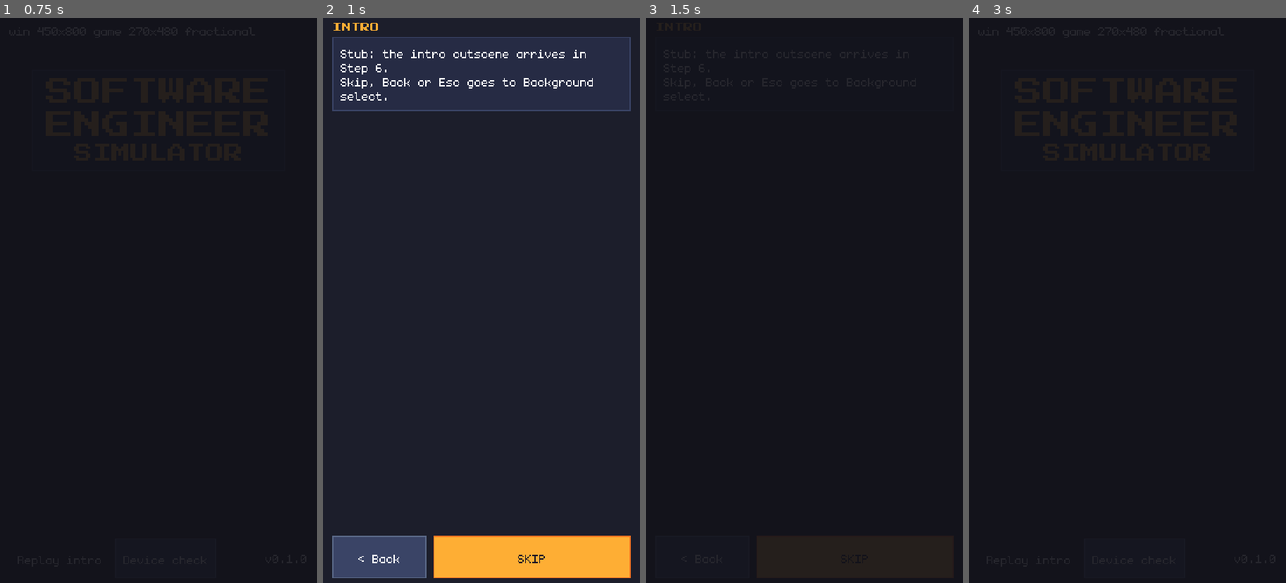
Above: before the commit, frames 1-4 (left to right).
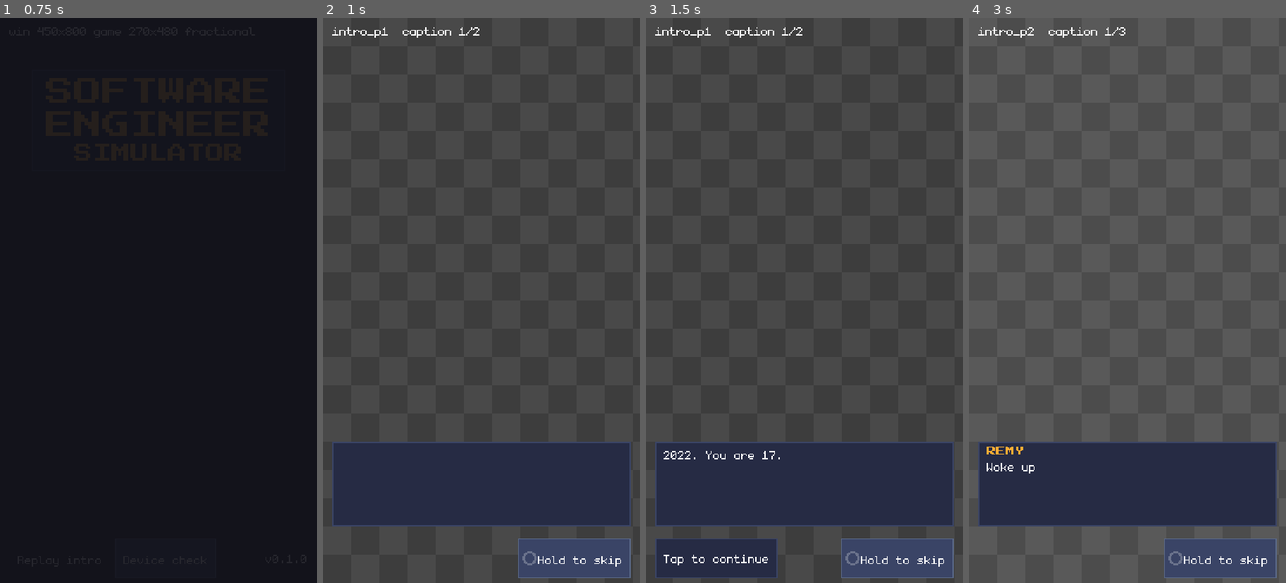
Above: after the commit, the same moments.

Repository: Lecoeurdelest/swe-simulator
Game: Godot game, scene res://features/title/title.tscn
Two runs of this game, one before a commit and one after it. Both use one fixed random seed, a clock stepped at 60 frames per second and the inputs below.
Inputs (mouse positions are in pixels of both pictures, inside the frame that each line leads up to):
- Up to frame 1 (0.75 s): click "Replay intro" at 0.5 s
- Up to frame 2 (1 s): no input
- Up to frame 3 (1.5 s): click (703, 554) at 1.25 s, where only the run before the commit has a clickable "< Back"
- Up to frame 4 (3 s): click (1026, 554) at 2 s, where only the run before the commit has a clickable "< Title"; click (1029, 560) at 2.75 s, where only the run before the commit has a clickable "Replay intro"

Frame 1 is identical in both runs. In frame 2, 94% of the frame differs, in the area x 0-100%, y 0-100%; in frame 3, 100%; in frame 4, 100%.

Commit message:
feat(intro): data-driven text-slide intro with hold-to-skip (Step 6)
The intro plays cutscene.json as text slides (GDD S02, ARCHITECTURE 11.2):
panels in "order", each a grey placeholder in the 270x480 frame, panned
over its seconds in whole pixels (the direction follows the picture's size,
GDD 2.6); captions typed in a solid dialogue box at y 360-432 with speaker
names; a tap finishes the caption, the next tap advances; the title caption
cuts to black and slams the title card in. "Hold to skip" (96x34,
bottom-right) needs a 0.5 s hold while a ring fills; Esc skips; every exit
calls finish_intro() once. Losing focus pauses the pan and typewriter and
cancels a hold.

- features/intro/cutscene_plan.gd: CutscenePlan, pure play order and pan path
- features/intro/hold_skip_pill.gd: HoldSkipPill
- features/intro/intro.gd, intro.tscn: the player, on the 10.1 skeleton
- tests/test_intro.gd: suite "intro" (224/224, 21 suites)

Diff:
--- /dev/null
+++ b/features/intro/cutscene_plan.gd
@@ -0,0 +1,48 @@
+@tool
+class_name CutscenePlan
+extends RefCounted
+## The intro's play order from cutscene.json (GDD S02, ARCHITECTURE 11.2), as plain data. Pure, like
+## UiText: the intro scene passes in Content.entries("cutscene"), so tests can run it on the file itself.
+
+const STYLE_TITLE := "title"   # a caption that renders as the title card, not in the dialogue box
+
+
+## The panels in "order" (ties by id): [{id, order, seconds, captions: [{speaker, text, style}]}].
+## An entry without an "order" or without a caption with text is not a panel ("_" notes, plain strings).
+static func panels(entries: Dictionary) -> Array[Dictionary]:
+	var out: Array[Dictionary] = []
+	for id: Variant in entries:
+		var entry: Variant = entries[id]
+		if not (entry is Dictionary) or not (entry as Dictionary).has("order"):
+			continue
+		var captions: Array[Dictionary] = []
+		for caption: Variant in (entry as Dictionary).get("captions", []):
+			if caption is Dictionary and not str((caption as Dictionary).get("text", "")).is_empty():
+				captions.append({
+					"speaker": str(caption.get("speaker", "")),
+					"text": str(caption["text"]),
+					"style": str(caption.get("style", "")),
+				})
+		if captions.is_empty():
+			continue
+		out.append({"id": str(id), "order": int(entry["order"]), "seconds": float(entry.get("seconds", 0.0)),
+			"captions": captions})
+	out.sort_custom(func(a: Dictionary, b: Dictionary) -> bool:
+		return a["order"] < b["order"] or (a["order"] == b["order"] and a["id"] < b["id"]))
+	return out
+
+
+## The whole intro's pan time in seconds (GDD S02 wants 40 or less).
+static func total_seconds(plan: Array[Dictionary]) -> float:
+	var total := 0.0
+	for panel: Dictionary in plan:
+		total += float(panel["seconds"])
+	return total
+
+
+## Where a panel's picture sits in the frame at the start and at the end of its "seconds": a picture
+## wider than the frame pans sideways across its extra width, a taller one tilts down, one the frame's
+## size stays still (GDD 2.6: 270x480, up to 480x480 for a pan, 270x720 for a tilt). Whole pixels.
+static func pan_path(picture: Vector2, frame: Vector2) -> Array[Vector2]:
+	var extra := (picture - frame).max(Vector2.ZERO).floor()
+	return [Vector2.ZERO, -extra]
--- /dev/null
+++ b/features/intro/hold_skip_pill.gd
@@ -0,0 +1,61 @@
+class_name HoldSkipPill
+extends Button
+## "Hold to skip" (GDD S02, ARCHITECTURE 11.2): hold it for HOLD_S while the ring fills, then `held`
+## fires once. Letting go early empties the ring, so a stray tap never skips the intro.
+## A Button reports the press (button_down) and the release (button_up) even when the finger slides
+## off it, and touches arrive as emulated mouse events, so this needs no touch code (GDD 2.8 rule 9).
+
+signal held
+
+const HOLD_S := 0.5              # GDD S02
+const RING_X := 10.0             # the ring sits left of the right-aligned label
+const RING_RADIUS := 5.0
+const RING_WIDTH := 2.0
+const RING_POINTS := 24
+const TRACK_COLOR := Color(1.0, 1.0, 1.0, 0.25)
+const FILL_COLOR := Color(0.996, 0.682, 0.204)   # the HeaderLabel amber
+
+var _progress := 0.0             # 0 = an empty ring, 1 = held long enough
+var _done := false
+
+
+func _ready() -> void:
+	button_down.connect(_on_button_down)
+	button_up.connect(cancel)
+	set_process(false)
+
+
+func _process(delta: float) -> void:
+	_progress = minf(_progress + delta / HOLD_S, 1.0)
+	queue_redraw()
+	if _progress >= 1.0:
+		set_process(false)
+		_done = true
+		held.emit()
+
+
+## Empties the ring: the finger lifted early, or the app lost focus mid-hold.
+func cancel() -> void:
+	if _done:
+		return
+	set_process(false)
+	_progress = 0.0
+	queue_redraw()
+
+
+func progress() -> float:
+	return _progress
+
+
+func _on_button_down() -> void:
+	if _done:
+		return
+	_progress = 0.0
+	set_process(true)
+
+
+func _draw() -> void:
+	var center := Vector2(RING_X, floorf(size.y * 0.5))
+	draw_arc(center, RING_RADIUS, 0.0, TAU, RING_POINTS, TRACK_COLOR, RING_WIDTH)
+	if _progress > 0.0:
+		draw_arc(center, RING_RADIUS, -PI * 0.5, -PI * 0.5 + TAU * _progress, RING_POINTS, FILL_COLOR, RING_WIDTH)
--- a/features/intro/intro.gd
+++ b/features/intro/intro.gd
@@ -1,26 +1,265 @@
 extends Control
-## Step 3 stub of the intro cutscene (GDD S02). Step 6 builds the text slides from cutscene.json.
-
-## Debug-only stub text, English on purpose (not player text): Step 6 replaces this screen.
-const DEBUG_HEADER := "INTRO"
-const DEBUG_NOTE := "Stub: the intro cutscene arrives in Step 6.\nSkip, Back or Esc goes to Background select."
-
-@onready var _header: Label = %Header
-@onready var _note: Label = %Text
-@onready var _back_button: Button = %BackButton
-@onready var _skip_button: Button = %SkipButton
+## The intro cutscene (GDD S02, ARCHITECTURE 11.2) as text slides, before the art pass. The panels of
+## cutscene.json play in "order" (CutscenePlan). Each shows a grey placeholder picture in the 270x480
+## frame that pans slowly over the panel's "seconds", and types its captions one by one in the dialogue
+## box. A tap finishes the caption being typed; the next tap shows the next caption, so a tap never skips
+## everything. Skipping is the "Hold to skip" pill (held 0.5 s), Back or desktop Esc. Every way out,
+## the tap after the last caption included, calls GameState.finish_intro() once, which sets intro_seen.
+## A {"style": "title"} caption smashes to black and slams the game's title in on its own panel.
+## Losing focus pauses the pan, the typewriter and a hold in progress (ARCHITECTURE 9).
+
+## Grey-box only: the placeholder is this much wider than the frame, so the pan shows. Real art sets
+## its own pan by its size (CutscenePlan.pan_path).
+const PLACEHOLDER_PAN_PX := 24
+const PLACEHOLDER_CELL_PX := 24   # a checkerboard, so the motion is visible on flat grey
+const PLACEHOLDER_SHADES: Array[float] = [0.24, 0.3, 0.36]
+const PLACEHOLDER_CONTRAST := 0.05
+const TITLE_SLAM_SCALE := 2.0     # the title drops in at a whole multiple of its size (GDD 2.7), then 1x
+const TITLE_SLAM_S := 0.05
+const TITLE_HAPTIC_MS := 40       # GDD 9.3, as the VS slam
+## Debug-only panel readout, English on purpose (not player text, so not in CONTENT.md).
+const DEBUG_READOUT := "%s  caption %d/%d"
+
+var _panels: Array[Dictionary] = []
+var _panel := -1                  # index into _panels; -1 before the first panel
+var _caption := -1                # index into the panel's captions
+var _typing := false
+var _leaving := false             # finish_intro() was called: the scene is on its way out
+var _paused := false              # the app lost focus
+var _hinted := false              # the player has advanced once, so "Tap to continue" is gone for good
+var _pan_tween: Tween
+var _type_tween: Tween
+
+@onready var _frame: Control = %Frame
+@onready var _picture: TextureRect = %Picture
+@onready var _debug_readout: Label = %DebugReadout
+@onready var _title_card: Control = %TitleCard
+@onready var _title_label: Label = %TitleLabel
+@onready var _dialogue_box: Control = %DialogueBox
+@onready var _name_tab: Label = %NameTab
+@onready var _line: Label = %Line
+@onready var _tap_hint: Control = %TapHintPanel   # on its own panel: text never sits on the picture
+@onready var _skip_pill: HoldSkipPill = %SkipPill
 
 
 func _ready() -> void:
-	_header.text = DEBUG_HEADER
-	_note.text = DEBUG_NOTE
-	_back_button.text = UiText.back(Content.text("barks", "ui_back"))
-	_skip_button.text = UiText.primary(Content.text("barks", "ui_skip"))
-	_back_button.pressed.connect(Device.handle_back)
-	_skip_button.pressed.connect(GameState.finish_intro)
-
-
-## Back skips the intro (ARCHITECTURE 9, GDD 4.4).
+	_panels = CutscenePlan.panels(Content.entries("cutscene"))
+	_frame.custom_minimum_size = _frame_size()
+	_skip_pill.text = Content.text("barks", "ui_skip_hold")
+	(%TapHint as Label).text = Content.text("barks", "ui_tap_to_continue")
+	_skip_pill.held.connect(_leave)
+	_title_card.resized.connect(_center_title_pivot)
+	_debug_readout.visible = OS.is_debug_build()
+	# modulate, not hide(): hidden, the card and the box keep their place, so nothing jumps when they
+	# come and go, and the card has its size for the slam's pivot
+	_title_card.modulate.a = 0.0
+	_dialogue_box.modulate.a = 0.0
+	_tap_hint.hide()
+	_start.call_deferred()
+
+
+## ARCHITECTURE 9: Back (desktop Esc, Android Back LATER) skips the intro.
 func handle_back() -> bool:
+	_leave()
+	return true
+
+
+## A tap that no control took (every container here ignores the mouse; the pill keeps its own press).
+func _gui_input(event: InputEvent) -> void:
+	var mb := event as InputEventMouseButton  # touches arrive as emulated mouse events
+	if mb == null or not mb.pressed or mb.button_index != MOUSE_BUTTON_LEFT:
+		return
+	accept_event()
+	if _leaving or _caption < 0:
+		return  # still fading in: the first caption hasn't started
+	if _typing:
+		_finish_typing()
+	else:
+		_hinted = true
+		_tap_hint.hide()
+		_next_caption()
+
+
+func _notification(what: int) -> void:
+	if not is_node_ready():
+		return
+	match what:
+		NOTIFICATION_APPLICATION_FOCUS_OUT, NOTIFICATION_APPLICATION_PAUSED:
+			_set_paused(true)
+		NOTIFICATION_APPLICATION_FOCUS_IN, NOTIFICATION_APPLICATION_RESUMED:
+			_set_paused(false)
+
+
+# ---------- the flow ----------
+
+## The fade-in reveals the first picture; its first caption types once the fade is over.
+func _start() -> void:
+	if _panels.is_empty():
+		_leave()  # no cutscene.json: nothing to show, straight to Background select
+		return
+	_show_picture(0)
+	if SceneRouter.busy:
+		await SceneRouter.transition_finished
+	if not _leaving:
+		_next_caption()
+
+
+func _show_panel(index: int) -> void:
+	_show_picture(index)
+	_next_caption()
+
+
+## The panel's picture, panning over its "seconds". Its captions start at _next_caption().
+func _show_picture(index: int) -> void:
+	_panel = index
+	_caption = -1
+	var panel: Dictionary = _panels[index]
+	_debug_readout.text = str(panel["id"])
+	_picture.texture = _placeholder(index)
+	_picture.size = _picture.texture.get_size()
+	_picture.show()
+	_title_card.modulate.a = 0.0
+	var path := CutscenePlan.pan_path(_picture.size, _frame_size())
+	_set_pan(path[0])
+	_kill(_pan_tween)
+	_pan_tween = create_tween()
+	_pan_tween.tween_method(_set_pan, path[0], path[1], maxf(float(panel["seconds"]), 0.01)) \
+		.set_trans(Tween.TRANS_SINE).set_ease(Tween.EASE_IN_OUT)
+	if _paused:
+		_pan_tween.pause()
+
+
+## The panel's next caption, else the next panel, else the end of the intro.
+func _next_caption() -> void:
+	var captions: Array = _panels[_panel]["captions"]
+	_caption += 1
+	if _caption >= captions.size():
+		if _panel + 1 < _panels.size():
+			_show_panel(_panel + 1)
+		else:
+			_leave()
+		return
+	var caption: Dictionary = captions[_caption]
+	_debug_readout.text = DEBUG_READOUT % [_panels[_panel]["id"], _caption + 1, captions.size()]
+	if caption["style"] == CutscenePlan.STYLE_TITLE:
+		_show_title(str(caption["text"]))
+	else:
+		_type(caption)
+
+
+## Every way out goes through here, once.
+func _leave() -> void:
+	if _leaving:
+		return
+	_leaving = true
+	_kill(_pan_tween)
+	_kill(_type_tween)
+	_skip_pill.disabled = true
 	GameState.finish_intro()
-	return true
+
+
+# ---------- captions (ARCHITECTURE 10.4) ----------
+
+## Types the caption out at typewriter_cps under the speaker's name ("" = narration, no name).
+func _type(caption: Dictionary) -> void:
+	var speaker := str(caption["speaker"])
+	_name_tab.visible = not speaker.is_empty()
+	_name_tab.text = tr(speaker).to_upper()
+	var text := tr(str(caption["text"]))
+	_line.text = text
+	_line.visible_ratio = 0.0
+	_dialogue_box.modulate.a = 1.0
+	_kill(_type_tween)
+	var cps := Content.balance.typewriter_cps
+	if cps <= 0.0:
+		_typing = true
+		_finish_typing()
+		return
+	_typing = true
+	_type_tween = create_tween()
+	_type_tween.tween_property(_line, ^"visible_ratio", 1.0, text.length() / cps)
+	_type_tween.finished.connect(_finish_typing)
+	if _paused:
+		_type_tween.pause()
+
+
+func _finish_typing() -> void:
+	if not _typing:
+		return
+	_typing = false
+	_kill(_type_tween)
+	_line.visible_ratio = 1.0
+	_tap_hint.visible = not _hinted
+
+
+## The title card: the picture cuts to black, the dialogue box goes, and the title drops in at 2x.
+func _show_title(text: String) -> void:
+	_typing = false
+	_kill(_pan_tween)
+	_picture.hide()
+	_dialogue_box.modulate.a = 0.0
+	_title_label.text = tr(text)
+	_title_card.modulate.a = 1.0
+	_center_title_pivot()
+	_title_card.scale = Vector2.ONE * TITLE_SLAM_SCALE
+	var slam := create_tween()
+	slam.tween_interval(TITLE_SLAM_S)
+	slam.tween_callback(_land_title)
+
+
+func _land_title() -> void:
+	_title_card.scale = Vector2.ONE
+	Device.haptic(TITLE_HAPTIC_MS)
+
+
+func _center_title_pivot() -> void:
+	_title_card.pivot_offset = (_title_card.size * 0.5).floor()
+
+
+# ---------- the picture ----------
+
+## Whole pixels only (ARCHITECTURE 1.3).
+func _set_pan(at: Vector2) -> void:
+	_picture.position = at.round()
+
+
+## The frame is the base resolution (INV-19): on taller phones it sits centred on the near-black.
+func _frame_size() -> Vector2:
+	return Vector2(int(ProjectSettings.get_setting("display/window/size/viewport_width")),
+		int(ProjectSettings.get_setting("display/window/size/viewport_height")))
+
+
+## A grey checkerboard stand-in for panel `index`'s art, one shade per panel so the cuts show.
+func _placeholder(index: int) -> Texture2D:
+	var size := Vector2i(_frame_size()) + Vector2i(PLACEHOLDER_PAN_PX, 0)
+	var shade: float = PLACEHOLDER_SHADES[index % PLACEHOLDER_SHADES.size()]
+	var image := Image.create_empty(size.x, size.y, false, Image.FORMAT_RGB8)
+	image.fill(Color(shade, shade, shade))
+	var light := Color(shade + PLACEHOLDER_CONTRAST, shade + PLACEHOLDER_CONTRAST, shade + PLACEHOLDER_CONTRAST)
+	for row: int in ceili(size.y / float(PLACEHOLDER_CELL_PX)):
+		for col: int in ceili(size.x / float(PLACEHOLDER_CELL_PX)):
+			if (row + col) % 2 == 0:
+				image.fill_rect(Rect2i(col * PLACEHOLDER_CELL_PX, row * PLACEHOLDER_CELL_PX,
+					PLACEHOLDER_CELL_PX, PLACEHOLDER_CELL_PX), light)
+	return ImageTexture.create_from_image(image)
+
+
+# ---------- focus loss ----------
+
+func _set_paused(on: bool) -> void:
+	if on == _paused:
+		return
+	_paused = on
+	for tween: Tween in [_pan_tween, _type_tween]:
+		if tween != null and tween.is_valid():
+			if on:
+				tween.pause()
+			else:
+				tween.play()
+	if on:
+		_skip_pill.cancel()  # the finger can't still be down when the app comes back
+
+
+func _kill(tween: Tween) -> void:
+	if tween != null and tween.is_valid():
+		tween.kill()
--- a/features/intro/intro.tscn
+++ b/features/intro/intro.tscn
@@ -2,6 +2,7 @@
 
 [ext_resource type="Script" uid="uid://coba2cvygw1m2" path="res://features/intro/intro.gd" id="1_intro"]
 [ext_resource type="Script" uid="uid://b2qm2ai3fh743" path="res://ui/components/safe_area_margin.gd" id="2_safe"]
+[ext_resource type="Script" uid="uid://ct8n3fqn668no" path="res://features/intro/hold_skip_pill.gd" id="3_pill"]
 
 [node name="Intro" type="Control" unique_id=1839547705]
 layout_mode = 3
@@ -10,7 +11,6 @@
 anchor_bottom = 1.0
 grow_horizontal = 2
 grow_vertical = 2
-mouse_filter = 2
 script = ExtResource("1_intro")
 
 [node name="Background" type="ColorRect" parent="." unique_id=579564101]
@@ -21,7 +21,30 @@
 grow_horizontal = 2
 grow_vertical = 2
 mouse_filter = 2
-color = Color(0.11, 0.12, 0.17, 1)
+color = Color(0.07, 0.07, 0.1, 1)
+
+[node name="Stage" type="CenterContainer" parent="." unique_id=1402967315]
+layout_mode = 1
+anchors_preset = 15
+anchor_right = 1.0
+anchor_bottom = 1.0
+grow_horizontal = 2
+grow_vertical = 2
+mouse_filter = 2
+
+[node name="Frame" type="Control" parent="Stage" unique_id=731845520]
+unique_name_in_owner = true
+clip_contents = true
+custom_minimum_size = Vector2(270, 480)
+layout_mode = 2
+mouse_filter = 2
+
+[node name="Picture" type="TextureRect" parent="Stage/Frame" unique_id=1964307781]
+unique_name_in_owner = true
+layout_mode = 0
+offset_right = 294.0
+offset_bottom = 480.0
+mouse_filter = 2
 
 [node name="SafeArea" type="MarginContainer" parent="." unique_id=867308684]
 layout_mode = 1
@@ -45,52 +68,112 @@
 mouse_filter = 2
 theme_override_constants/separation = 4
 
-[node name="Header" type="Label" parent="SafeArea/Column/TopBand" unique_id=1566782574]
+[node name="DebugReadout" type="Label" parent="SafeArea/Column/TopBand" unique_id=1566782574]
 unique_name_in_owner = true
 layout_mode = 2
-theme_type_variation = &"HeaderLabel"
-text = "INTRO"
+text = "intro_p1  caption 1/2"
+clip_text = true
 
 [node name="Body" type="VBoxContainer" parent="SafeArea/Column" unique_id=107541949]
 layout_mode = 2
 size_flags_vertical = 3
 mouse_filter = 2
+alignment = 1
 
-[node name="Card" type="PanelContainer" parent="SafeArea/Column/Body" unique_id=1865670178]
+[node name="TitleCard" type="PanelContainer" parent="SafeArea/Column/Body" unique_id=1865670178]
+unique_name_in_owner = true
 layout_mode = 2
 mouse_filter = 2
 
-[node name="Text" type="Label" parent="SafeArea/Column/Body/Card" unique_id=1456622391]
+[node name="TitleLabel" type="Label" parent="SafeArea/Column/Body/TitleCard" unique_id=1456622391]
 unique_name_in_owner = true
 layout_mode = 2
-text = "Stub: the intro cutscene arrives in Step 6.
-Skip, Back or Esc goes to Background select."
+theme_type_variation = &"HeaderLabel"
+theme_override_constants/line_spacing = 4
+theme_override_font_sizes/font_size = 24
+text = "SOFTWARE ENGINEER SIMULATOR"
+horizontal_alignment = 1
 autowrap_mode = 3
 
 [node name="ThumbBand" type="VBoxContainer" parent="SafeArea/Column" unique_id=1080190939]
 layout_mode = 2
 mouse_filter = 2
-theme_override_constants/separation = 6
+theme_override_constants/separation = 10
+
+[node name="DialogueBox" type="Control" parent="SafeArea/Column/ThumbBand" unique_id=1117040876]
+unique_name_in_owner = true
+custom_minimum_size = Vector2(254, 72)
+layout_mode = 2
+mouse_filter = 2
+
+[node name="Panel" type="Panel" parent="SafeArea/Column/ThumbBand/DialogueBox" unique_id=1740615598]
+layout_mode = 1
+anchors_preset = 15
+anchor_right = 1.0
+anchor_bottom = 1.0
+grow_horizontal = 2
+grow_vertical = 2
+mouse_filter = 2
+
+[node name="Content" type="MarginContainer" parent="SafeArea/Column/ThumbBand/DialogueBox" unique_id=259304318]
+layout_mode = 1
+anchors_preset = 15
+anchor_right = 1.0
+anchor_bottom = 1.0
+grow_horizontal = 2
+grow_vertical = 2
+mouse_filter = 2
+theme_override_constants/margin_left = 7
+theme_override_constants/margin_top = 4
+theme_override_constants/margin_right = 7
+theme_override_constants/margin_bottom = 4
+
+[node name="Lines" type="VBoxContainer" parent="SafeArea/Column/ThumbBand/DialogueBox/Content" unique_id=1284170519]
+layout_mode = 2
+mouse_filter = 2
+theme_override_constants/separation = 2
+
+[node name="NameTab" type="Label" parent="SafeArea/Column/ThumbBand/DialogueBox/Content/Lines" unique_id=903772450]
+unique_name_in_owner = true
+layout_mode = 2
+theme_type_variation = &"HeaderLabel"
+text = "REMY"
+
+[node name="Line" type="Label" parent="SafeArea/Column/ThumbBand/DialogueBox/Content/Lines" unique_id=1571198352]
+unique_name_in_owner = true
+layout_mode = 2
+size_flags_vertical = 3
+text = "One room. Bedroom, office, gym. That's called efficiency."
+autowrap_mode = 3
+visible_characters_behavior = 1
 
 [node name="ActionBar" type="HBoxContainer" parent="SafeArea/Column/ThumbBand" unique_id=187902438]
-custom_minimum_size = Vector2(0, 36)
+custom_minimum_size = Vector2(0, 34)
 layout_mode = 2
 mouse_filter = 2
 theme_override_constants/separation = 6
+alignment = 2
 
-[node name="BackButton" type="Button" parent="SafeArea/Column/ThumbBand/ActionBar" unique_id=306345202]
+[node name="TapHintPanel" type="PanelContainer" parent="SafeArea/Column/ThumbBand/ActionBar" unique_id=1588201937]
 unique_name_in_owner = true
-custom_minimum_size = Vector2(80, 36)
 layout_mode = 2
-text = "< Back"
+size_flags_horizontal = 2
+mouse_filter = 2
 
-[node name="SkipButton" type="Button" parent="SafeArea/Column/ThumbBand/ActionBar" unique_id=660858113]
+[node name="TapHint" type="Label" parent="SafeArea/Column/ThumbBand/ActionBar/TapHintPanel" unique_id=2094417606]
 unique_name_in_owner = true
-custom_minimum_size = Vector2(168, 36)
 layout_mode = 2
-size_flags_horizontal = 3
-theme_type_variation = &"PrimaryButton"
-text = "SKIP"
+text = "Tap to continue"
+vertical_alignment = 1
+
+[node name="SkipPill" type="Button" parent="SafeArea/Column/ThumbBand/ActionBar" unique_id=660858113]
+unique_name_in_owner = true
+custom_minimum_size = Vector2(96, 34)
+layout_mode = 2
+focus_mode = 0
+text = "Hold to skip"
+alignment = 2
+script = ExtResource("3_pill")
 
 [node name="ModalLayer" type="CanvasLayer" parent="." unique_id=1278093826]
 layer = 10
--- /dev/null
+++ b/tests/test_intro.gd
@@ -0,0 +1,76 @@
+@tool
+extends McpTestSuite
+## The intro's play order (CutscenePlan, GDD S02, ARCHITECTURE 11.2) on hand-made entries and on
+## cutscene.json itself. Pure: the JSON is read with FileAccess, never through Content (INV-12).
+
+const CUTSCENE_PATH := "res://data/content/cutscene.json"
+const PANEL_COUNT := 6            # GDD S02: 6 still panels
+const MAX_SECONDS := 40.0         # GDD S02: 40 s or less
+const FRAME := Vector2(270, 480)  # GDD 2.6: an intro panel on screen
+
+
+func suite_name() -> String:
+	return "intro"
+
+
+func test_panels_follow_order_not_ids() -> void:
+	var entries := {
+		"z_first": {"order": 1, "seconds": 6, "captions": [{"speaker": "", "text": "one"}]},
+		"a_second": {"order": 2, "seconds": 7, "captions": [{"speaker": "Remy", "text": "two"}]},
+		"m_tie_b": {"order": 3, "seconds": 1, "captions": [{"text": "four"}]},
+		"m_tie_a": {"order": 3, "seconds": 1, "captions": [{"text": "three"}]},
+	}
+	var ids: Array = CutscenePlan.panels(entries).map(func(p: Dictionary) -> String: return p["id"])
+	assert_eq(ids, ["z_first", "a_second", "m_tie_a", "m_tie_b"], "by order, ties by id")
+
+
+func test_panels_skip_what_is_not_a_panel() -> void:
+	var entries := {
+		"_notes": "metadata",
+		"ui_like": "a plain string",
+		"no_order": {"seconds": 5, "captions": [{"text": "orphan"}]},
+		"no_text": {"order": 1, "seconds": 5, "captions": [{"speaker": "Remy", "text": ""}, "not a caption"]},
+		"kept": {"order": 2, "seconds": 5.5, "captions": [{"speaker": "Remy", "text": ""}, {"text": "hi", "style": "title"}]},
+	}
+	var panels := CutscenePlan.panels(entries)
+	assert_eq(panels.size(), 1, "only 'kept' has an order and a caption with text")
+	if panels.size() != 1:
+		return
+	assert_eq(panels[0]["id"], "kept")
+	assert_eq(panels[0]["seconds"], 5.5)
+	assert_eq(panels[0]["captions"], [{"speaker": "", "text": "hi", "style": "title"}],
+		"the empty caption goes; missing fields default to empty strings")
+
+
+func test_pan_path_follows_the_picture_size() -> void:
+	assert_eq(CutscenePlan.pan_path(FRAME, FRAME), [Vector2.ZERO, Vector2.ZERO] as Array[Vector2],
+		"a 270x480 picture stays still")
+	assert_eq(CutscenePlan.pan_path(Vector2(480, 480), FRAME), [Vector2.ZERO, Vector2(-210, 0)] as Array[Vector2],
+		"480x480 pans sideways across its extra 210 px (GDD 2.6)")
+	assert_eq(CutscenePlan.pan_path(Vector2(270, 720), FRAME), [Vector2.ZERO, Vector2(0, -240)] as Array[Vector2],
+		"270x720 tilts down across its extra 240 px (GDD 2.6)")
+	assert_eq(CutscenePlan.pan_path(Vector2(294.5, 400), FRAME), [Vector2.ZERO, Vector2(-24, 0)] as Array[Vector2],
+		"whole pixels, and a picture smaller than the frame never moves the other way")
+
+
+func test_cutscene_json_plays_as_the_gdd_says() -> void:
+	var data: Variant = JSON.parse_string(FileAccess.get_file_as_string(CUTSCENE_PATH))
+	assert_true(data is Dictionary, "%s must be one JSON object keyed by id" % CUTSCENE_PATH)
+	if not (data is Dictionary):
+		return
+	var panels := CutscenePlan.panels(data)
+	assert_eq(panels.size(), PANEL_COUNT, "GDD S02: 6 panels, every one with a caption")
+	assert_eq(panels.size(), (data as Dictionary).size(), "every entry of cutscene.json is a panel that plays")
+	var orders: Array = panels.map(func(p: Dictionary) -> int: return p["order"])
+	assert_eq(orders, range(1, PANEL_COUNT + 1), "orders 1-6, no gaps, no repeats")
+	assert_true(CutscenePlan.total_seconds(panels) <= MAX_SECONDS,
+		"GDD S02: 40 s or less, got %.1f" % CutscenePlan.total_seconds(panels))
+	var titles := 0
+	for panel: Dictionary in panels:
+		assert_gt(float(panel["seconds"]), 0.0, "%s needs seconds for its pan" % panel["id"])
+		for caption: Dictionary in panel["captions"]:
+			assert_true(caption["style"] in ["", CutscenePlan.STYLE_TITLE],
+				"%s: unknown caption style '%s'" % [panel["id"], caption["style"]])
+			if caption["style"] == CutscenePlan.STYLE_TITLE:
+				titles += 1
+	assert_eq(titles, 1, "one title card (GDD S02: title slam, then Background select)")
Not shown, added: .project/evidence/STEP-06/2026-09-27-r1/intro_test_run.txt
Not shown, added: features/intro/cutscene_plan.gd.uid
Not shown, added: features/intro/hold_skip_pill.gd.uid
Not shown, added: tests/test_intro.gd.uid
Not shown, added: .project/evidence/STEP-06/2026-09-27-r1/intro_log.md
